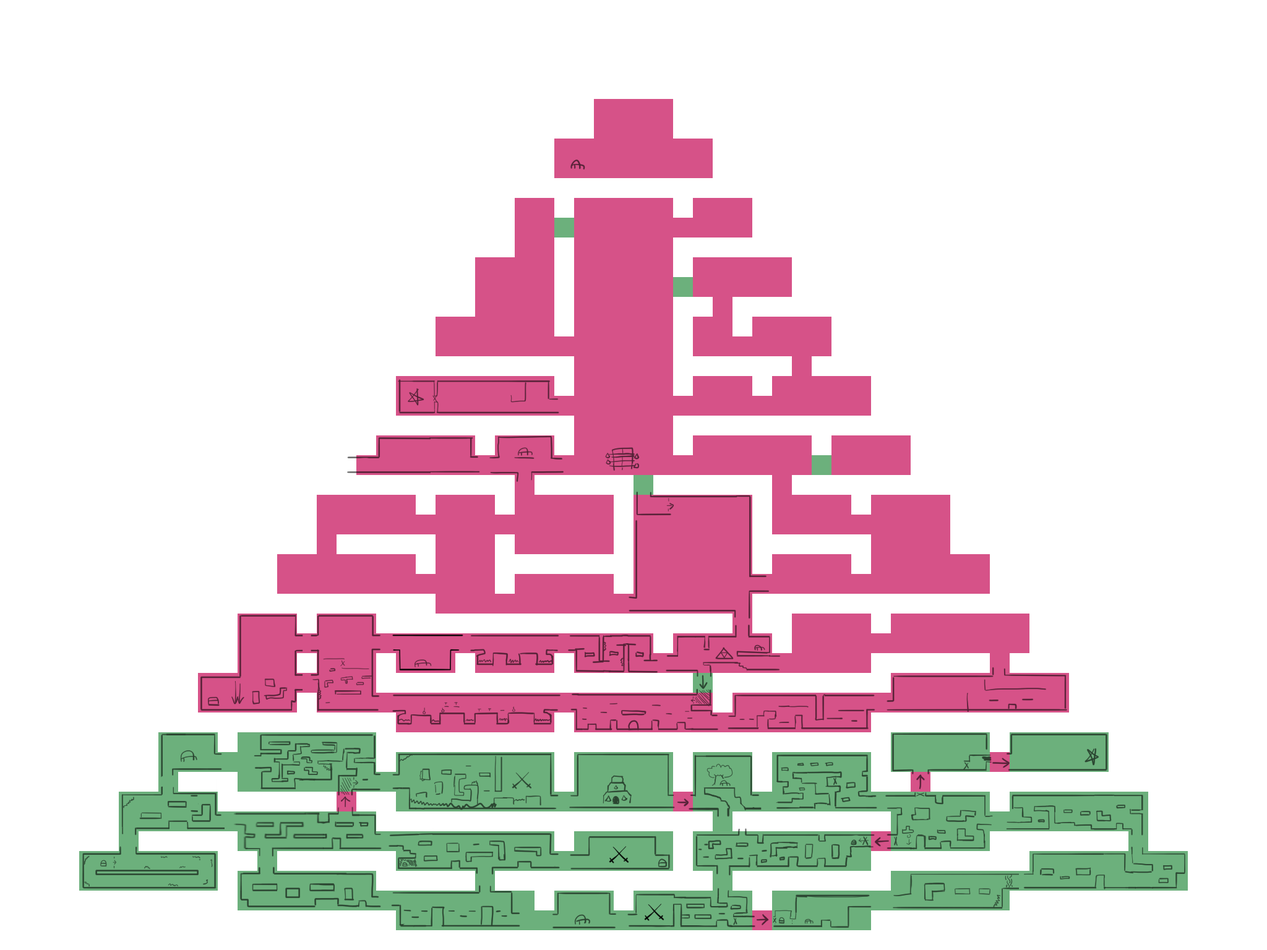
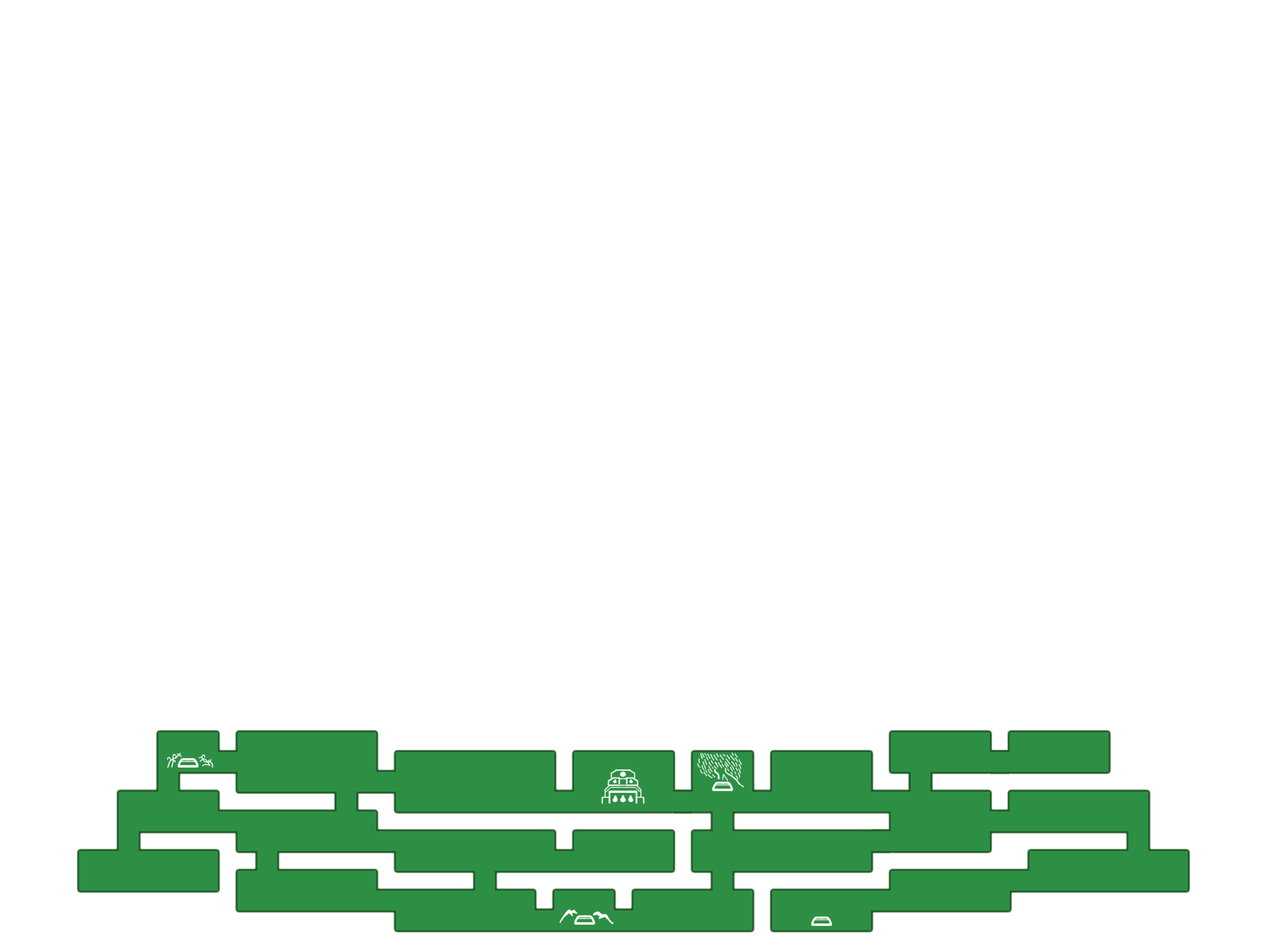
Before/after of a 1267 x 950 layered artwork. What changed in the layer stack:
added layer "secret paths" (1st of 2) above "rooms" over [76, 712, 1191, 934]
added group "rooms" (1st of 2) with 24 layers above "Group 14" over [76, 98, 1191, 934]
added layer "Melon 5B" in group "rooms" over [989, 729, 1148, 832]
added layer "Melon 5A" in group "rooms" over [870, 729, 1030, 832]
added layer "Melon 18" in group "rooms" over [554, 712, 713, 871]
added layer "Melon 17" in group "rooms" over [356, 712, 594, 871]
added layer "Melon 16" in group "rooms" over [197, 729, 396, 871]
added layer "Melon 14A" in group "rooms" over [76, 831, 238, 914]
added layer "Melon 14" in group "rooms" over [79, 752, 238, 871]
added layer "Melon 13" in group "rooms" over [197, 791, 396, 911]
added layer "Melon 12A" in group "rooms" over [197, 831, 396, 934]
added layer "Melon 13A" in group "rooms" over [554, 791, 713, 911]
added layer "Melon 12" in group "rooms" over [356, 791, 594, 911]
added layer "Melon 8" in group "rooms" over [672, 791, 911, 911]
added layer "Melon 7 (bench)" in group "rooms" over [672, 712, 792, 871]
added layer "Melon 6" (1st of 2, in "rooms") in group "rooms" over [752, 712, 911, 871]
added layer "Melon 5" (1st of 2, in "rooms") in group "rooms" over [870, 752, 1030, 911]
added layer "Melon 4" (1st of 2, in "rooms") in group "rooms" over [989, 752, 1188, 871]
added layer "Melon 3" (1st of 2, in "rooms") in group "rooms" over [989, 831, 1191, 914]
added layer "melon 2" in group "rooms" over [870, 831, 1069, 934]
hid group "Group 2" (14 layers) over [76, 98, 1191, 934]
renamed "Paint Layer 10" to "draft", hid it over [76, 98, 1191, 934]
hid "Paint Layer 11" (2nd of 2, in "Group 2"), opacity 70% → 100% over [79, 98, 1188, 934]
hid "Paint Layer 5" over [76, 98, 1191, 934]
…and 5 more changes (5 added)
